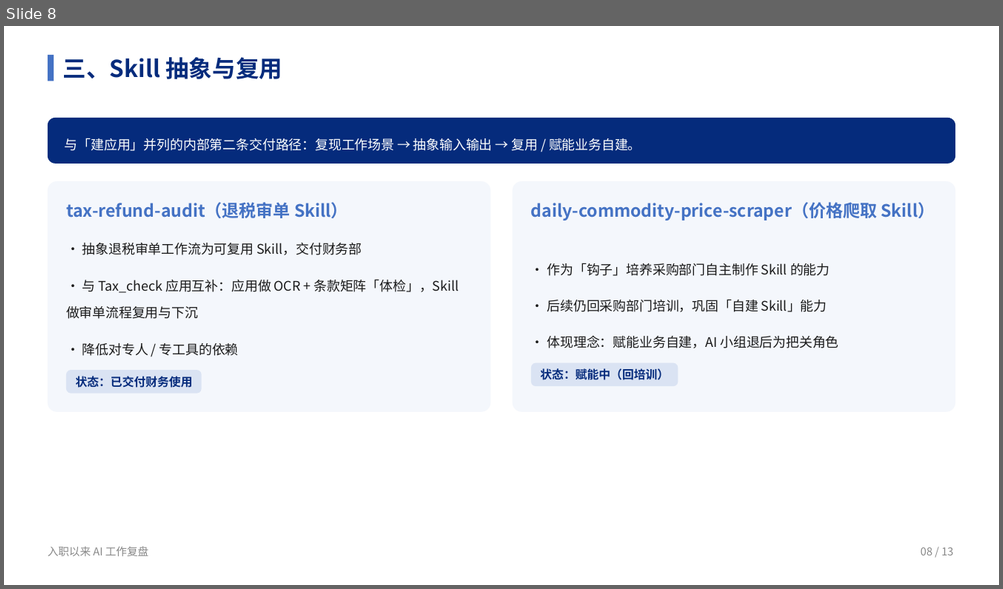
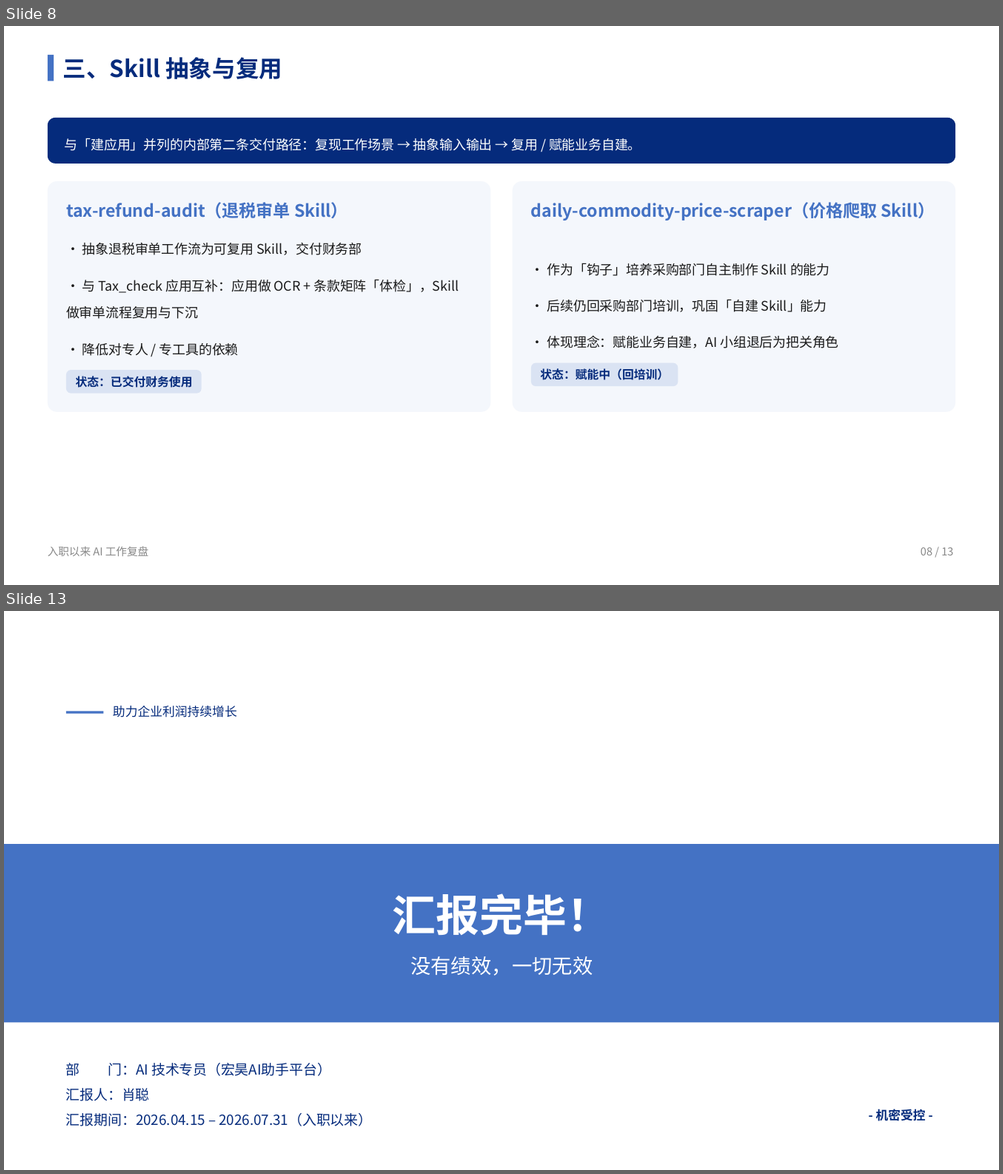
Before and after one commit to liellaaaaa/lw, a slide deck: PPT/入职以来AI工作复盘/入职以来AI工作复盘.pptx. Shown one above the other, each under a label of ours: slide 8 before the commit, slides 8 and 13 after it; the slides between them are not shown. The pictures are 1003x589 and 1003x1174 pixels, drawn with LibreOffice and Linux fonts; fonts in the diff are those of the drawing. Boxes give left, top, right and bottom in pixels: in the first picture for what was removed or moved away, otherwise in the second. Text is boxed around its words. In the diff, an @@ line names an element or a change of style, - is before the commit and + after.

```diff
--- a/PPT/入职以来AI工作复盘/入职以来AI工作复盘.pptx
+++ b/PPT/入职以来AI工作复盘/入职以来AI工作复盘.pptx
@@ slide 13 added at box(4, 611, 999, 1170), background #FFFFFF @@
@@ rectangle added at box(66, 711, 103, 713), fill #4472C4 @@
@@ text added at box(113, 706, 237, 718), 12 pt, text #052B7C @@
+助力企业利润持续增长
@@ rectangle added at box(4, 844, 999, 1023), fill #4472C4 @@
@@ text added at box(392, 894, 610, 935), 42 pt, text #FFFFFF, bold @@
+汇报完毕！
@@ text added at box(410, 957, 592, 976), 19.5 pt, text #FFFFFF @@
+没有绩效，一切无效
@@ text added at box(66, 1063, 331, 1076), 13.5 pt, text #052B7C @@
+部 门：AI 技术专员（宏昊AI助手平台）
@@ text added at box(66, 1088, 150, 1102), 13.5 pt, text #052B7C @@
+汇报人：肖聪
@@ text added at box(66, 1113, 372, 1127), 13.5 pt, text #052B7C @@
+汇报期间：2026.04.15 – 2026.07.31（入职以来）
@@ text added at box(876, 1109, 925, 1122), 12 pt, text #052B7C, bold @@
+- 机密受控 -
```
Also in this commit, not shown: 4 other slides added, 10 other files.
